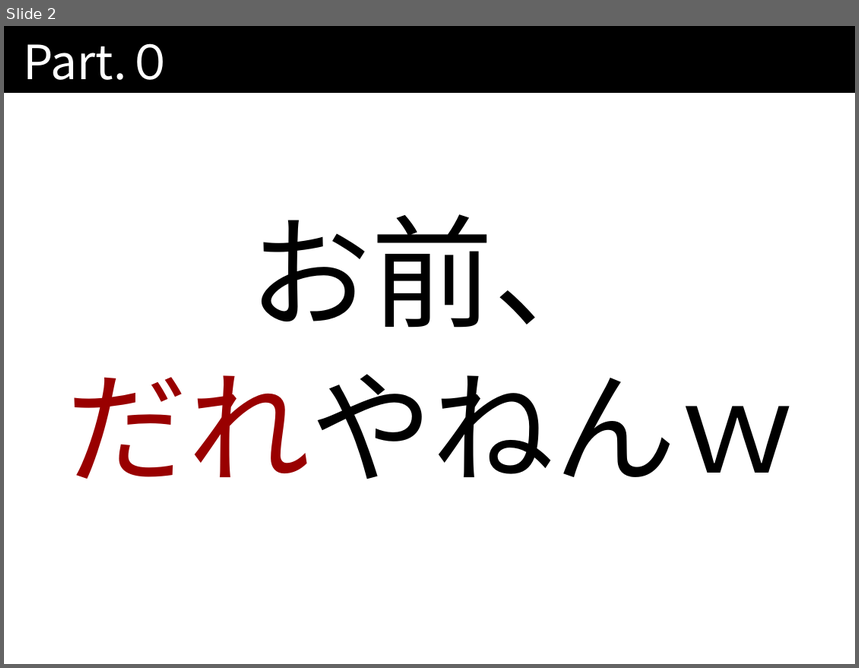
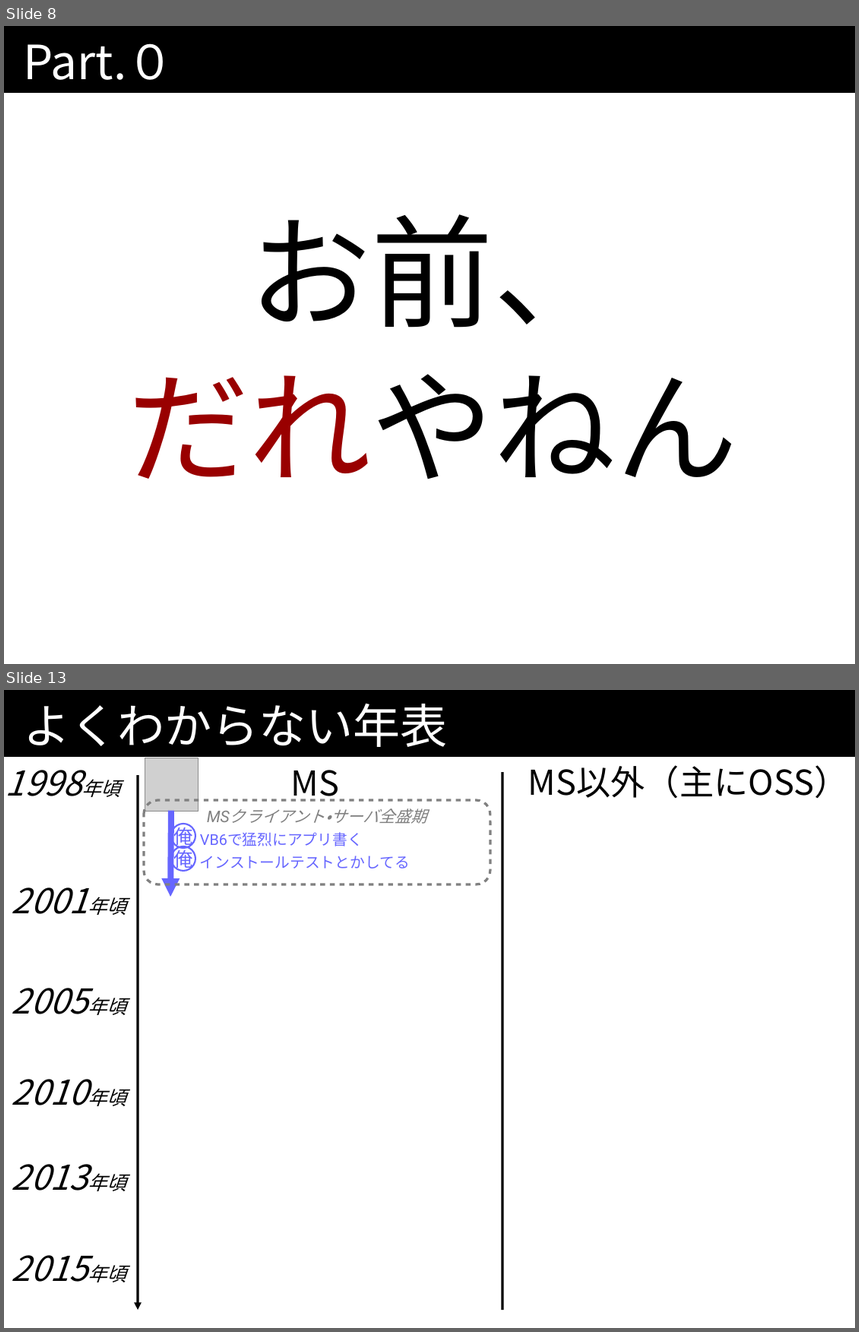
Before and after one commit to kazuhito-m/kazuhito-m.github.io, a slide deck: _drafts/comcamp2016.odp. Shown one above the other, each under a label of ours: slide 2 before the commit, slides 8 and 13 after it; the slides between them are not shown. The pictures are 859x668 and 859x1332 pixels, drawn with LibreOffice and Linux fonts; fonts in the diff are those of the drawing; grey boxes stand for pictures. Boxes give left, top, right and bottom in pixels: in the first picture for what was removed or moved away, otherwise in the second. Text is boxed around its words. In the diff, an @@ line names an element or a change of style, - is before the commit and + after.

```diff
--- a/_drafts/comcamp2016.odp
+++ b/_drafts/comcamp2016.odp
@@ slide 13 added at bbox=[4, 690, 855, 1328], background #FFFFFF; not listed: 1 template element that a slide beside it also shows @@
@@ title added at bbox=[23, 703, 448, 747], 44 pt, text #FFFFFF @@
+よくわからない年表
@@ text added at bbox=[4, 758, 132, 812], 32 pt, text #000000, italic @@
+1998年頃
@@ picture added at bbox=[145, 758, 199, 812] @@
@@ arrow added from (138, 775) to (138, 1310), #000000 2.3 pt @@
@@ text added at bbox=[291, 770, 340, 802], 32 pt, text #000000 @@
+MS
@@ line added from (503, 772) to (503, 1310), #000000 2.3 pt @@
@@ text added at bbox=[528, 765, 849, 798], 32 pt, text #000000 @@
+MS以外（主にOSS）
@@ rounded rectangle added at bbox=[144, 800, 490, 885], outline #808080 2.3 pt, 15 pt, text #808080, italic @@
+MSクライアント・サーバ全盛期
@@ arrow added from (172, 811) to (171, 897), #6666FF 5.67 pt @@
@@ ellipse added at bbox=[172, 824, 196, 847], outline #6666FF 1.5 pt, 18 pt, text #6666FF @@
+俺
@@ ellipse added at bbox=[172, 847, 196, 871], outline #6666FF 1.5 pt, 18 pt, text #6666FF @@
+俺
@@ text added at bbox=[200, 832, 363, 847], 14 pt, text #6666FF @@
+VB6で猛烈にアプリ書く
@@ text added at bbox=[200, 856, 410, 869], 14 pt, text #6666FF @@
+インストールテストとかしてる
@@ text added at bbox=[4, 876, 138, 930], 32 pt, text #000000, italic @@
+2001年頃
@@ text added at bbox=[4, 976, 156, 1030], 32 pt, text #000000, italic @@
+2005年頃
@@ text added at bbox=[4, 1067, 138, 1121], 32 pt, text #000000, italic @@
+2010年頃
@@ text added at bbox=[4, 1152, 138, 1206], 32 pt, text #000000, italic @@
+2013年頃
@@ text added at bbox=[4, 1244, 138, 1298], 32 pt, text #000000, italic @@
+2015年頃
@@ what was slide 2 is now slide 8 @@
@@ slide 8 changed as well @@
@@ subtitle at bbox=[127, 374, 738, 479]: text changed @@
-だれやねんｗ
+だれやねん
```
Also in this commit, not shown: 2 other slides changed, 13 other slides added, 3 slides removed.
